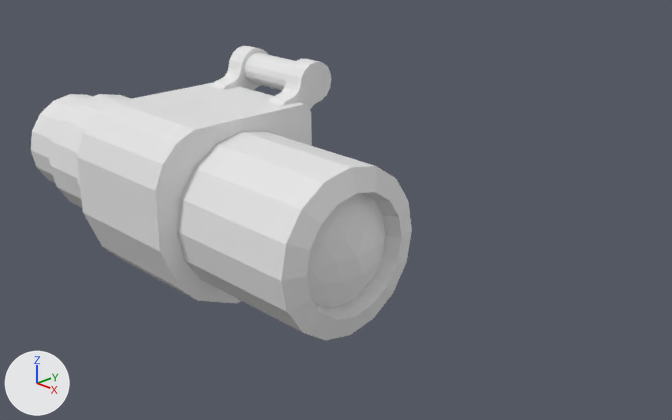
An edit to the Blender file binoculars.blend, drawn before and after from the same camera.
Camera for both pictures: a 50 mm lens placed at (8.25, -7.48, 4.71), pointed at (-1.23, 1.58, -0.29). The lights are fixed; the arrows at lower left show +X, +Y and +Z.
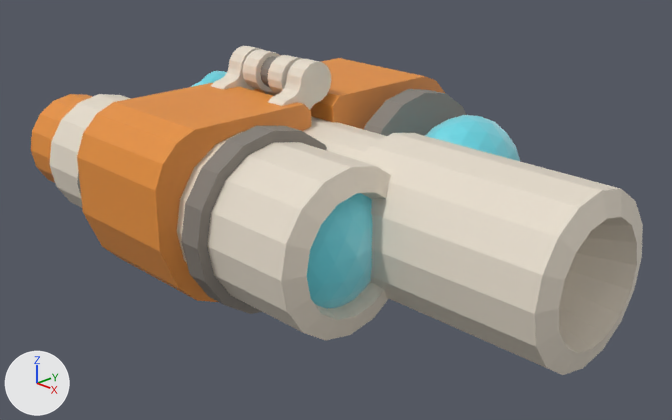
The newer file is also turned or shifted as a whole; pictures and numbers use the older file's frame.

Boxes (x1, y1, x2, y2) around the edits, measured in the pictures (672 x 420 px):
'Cylinder.001', reshaped, moved, rescaled
    before: (77, 171, 81, 194)
    after: (358, 133, 643, 375)
'Cylinder', recoloured
    both: (177, 132, 412, 341)
'Cube', recoloured (white to orange)
    both: (77, 83, 312, 303)
'Icosphere', recoloured (grey to cyan)
    both: (307, 193, 385, 309)
'Rim.003', added
    after: (181, 126, 327, 314)
'Cube.001', added (orange)
    after: (254, 58, 445, 130)
'Rim.002', added
    after: (364, 89, 466, 136)
'Cylinder.002', recoloured, reshaped, moved, rescaled
    before: (245, 53, 295, 90)
    after: (303, 116, 387, 160)
'Cylinder.005', recoloured
    both: (50, 94, 131, 208)
'Front Lens.001', added (cyan)
    after: (425, 115, 520, 161)
'Cylinder.003', recoloured
    both: (268, 58, 331, 110)
'Hinge Hand', added
    after: (268, 58, 331, 110)
'Cylinder.006', recoloured (white to orange)
    both: (31, 94, 92, 183)
'Cylinder.004', recoloured
    both: (211, 46, 268, 90)
'Hinge Hand.003', added
    after: (242, 49, 281, 96)
'Hinge Hand.002', added
    after: (267, 55, 303, 94)
'Inner Lens.001', added
    after: (191, 71, 227, 87)
'Axle', added
    after: (260, 56, 277, 87)

The change, as a list of edits to the scene's bpy script:
```text
Change me_cylinder:
    where me_cylinder.from_pydata(...)  # 80 vertices, 66 faces; spans x -1.0..1.0, y -1.0..1.0, z -2.59..0.72
    add me_cylinder.materials.append(mat_material)  # white #e7ddcd
Change me_icosphere:
    where me_icosphere.from_pydata(...)  # 162 vertices, 320 faces; spans x -1.0..1.0, y -1.0..1.0, z -1.0..1.0
    add me_icosphere.materials.append(mat_glass)  # cyan #5bd8e7
Change me_cube_001:
    where me_cube_001.from_pydata(...)  # 28 vertices, 16 faces; spans x -1.0..1.0, y -1.0..1.0, z -1.0..1.0
    add me_cube_001.materials.append(mat_body)  # orange #e7913a
Change me_cylinder_002:
    where me_cylinder_002.from_pydata(...)  # 32 vertices, 18 faces; spans x -1.0..1.0, y -1.0..1.0, z -2.38..2.38
    add me_cylinder_002.materials.append(mat_rim)  # grey #847d76
Change me_cylinder_006:
    where me_cylinder_006.from_pydata(...)  # 64 vertices, 38 faces; spans x -2.49..1.0, y -1.0..2.5, z -2.38..2.38
    add me_cylinder_006.materials.append(mat_material)  # white #e7ddcd
Change me_cylinder_007:
    where me_cylinder_007.from_pydata(...)  # 64 vertices, 38 faces; spans x -2.49..1.0, y -1.0..2.5, z -2.38..2.38
    add me_cylinder_007.materials.append(mat_material)  # white #e7ddcd
Change me_cylinder_008:
    where me_cylinder_008.from_pydata(...)  # 80 vertices, 66 faces; spans x -1.0..1.0, y -1.0..1.0, z -1.51..1.8
    add me_cylinder_008.materials.append(mat_material)  # white #e7ddcd
Change me_cylinder_009:
    where me_cylinder_009.from_pydata(...)  # 112 vertices, 98 faces; spans x -1.0..1.0, y -1.0..1.0, z -2.53..0.72
    add me_cylinder_009.materials.append(mat_body)  # orange #e7913a
Add me_cylinder_013:
    me_cylinder_013 = me_cylinder_009.copy(); me_cylinder_013.name = 'Cylinder.013'  # the mesh of ob_cylinder_006
Add me_cylinder_012:
    me_cylinder_012 = me_cylinder_008.copy(); me_cylinder_012.name = 'Cylinder.012'  # the mesh of ob_cylinder_005
Add me_cylinder_003:
    me_cylinder_003 = me_cylinder.copy(); me_cylinder_003.name = 'Cylinder.003'  # the mesh of ob_cylinder
Change ob_cylinder_001:
    ob_cylinder_001: bpy.data.objects.new('Cylinder.001', me_cylinder_001) -> bpy.data.objects.new('Cylinder.001', me_cylinder_003)
    ob_cylinder_001.location: (-4.8, 0.07, 0.03) -> (2.55, 1.52, 0.03)
    ob_cylinder_001.scale: (1.13, 1.13, 1.0) -> (1.15, -1.15, 1.0)
Change ob_cylinder_002:
    ob_cylinder_002: bpy.data.objects.new('Cylinder.002', me_cylinder_002) -> bpy.data.objects.new('Cylinder.002', me_cylinder_012)
    ob_cylinder_002.location: (-2.48, 1.59, 1.59) -> (-1.22, 1.52, 0.03)
    ob_cylinder_002.scale: (0.24, 0.24, 0.294) -> (1.0, -1.0, 1.0)
Change ob_cylinder_003:
    ob_cylinder_003: bpy.data.objects.new('Cylinder.003', me_cylinder_007) -> bpy.data.objects.new('Cylinder.003', me_cylinder_013)
Add ob_inner_lens_001:
    ob_inner_lens_001 = bpy.data.objects.new('Inner Lens.001', me_icosphere_003)  # 89 vertices, 152 faces; spans x -0.14..1.0, y -1.0..1.0, z -1.0..1.0; in mat_glass (cyan #5bd8e7)
    ob_inner_lens_001.location = (-6.18, 3.08, 0.03)
    ob_inner_lens_001.rotation_euler = (0.0, -3.142, 0.0)  # degrees (0, -180, 0)
    ob_inner_lens_001.scale = (-0.594, -0.784, -0.784)
Add ob_hinge_hand_003:
    ob_hinge_hand_003 = bpy.data.objects.new('Hinge Hand.003', me_cylinder_007.copy())  # the mesh of ob_cylinder_003
    ob_hinge_hand_003.location = (-2.8, 2.02, 1.13)
    ob_hinge_hand_003.rotation_euler = (0.0, -1.571, 0.0)  # degrees (0, -90, 0)
    ob_hinge_hand_003.scale = (-0.307, -0.307, -0.0666)
Add ob_hinge_hand_002:
    ob_hinge_hand_002 = bpy.data.objects.new('Hinge Hand.002', me_cylinder_007.copy())  # the mesh of ob_cylinder_003
    ob_hinge_hand_002.location = (-2.2, 2.02, 1.13)
    ob_hinge_hand_002.rotation_euler = (0.0, -1.571, 0.0)  # degrees (0, -90, 0)
    ob_hinge_hand_002.scale = (-0.307, -0.307, -0.0666)
Add ob_front_lens_001:
    ob_front_lens_001 = bpy.data.objects.new('Front Lens.001', me_icosphere.copy())  # the mesh of ob_icosphere
    ob_front_lens_001.location = (-0.03, 3.08, 0.03)
    ob_front_lens_001.rotation_euler = (0.0, -3.142, 0.0)  # degrees (0, -180, 0)
    ob_front_lens_001.scale = (-0.756, -1.09, -1.09)
Add ob_cube_001:
    ob_cube_001 = bpy.data.objects.new('Cube.001', me_cube_001.copy())  # the mesh of ob_cube
    ob_cube_001.location = (-2.51, 3.14, 0.0)
    ob_cube_001.rotation_euler = (0.0, -3.142, 0.0)  # degrees (0, -180, 0)
    ob_cube_001.scale = (-1.0, -1.36, -1.36)
Add ob_hinge_hand:
    ob_hinge_hand = bpy.data.objects.new('Hinge Hand', me_cylinder_007)
    ob_hinge_hand.location = (-1.81, 1.13, 1.13)
    ob_hinge_hand.rotation_euler = (0.0, 1.571, 0.0)  # degrees (0, 90, 0)
    ob_hinge_hand.scale = (0.307, 0.307, 0.0666)
Add ob_axle:
    ob_axle = bpy.data.objects.new('Axle', me_cylinder_002)
    ob_axle.location = (-2.48, 1.59, 1.59)
    ob_axle.rotation_euler = (0.0, 1.571, 0.0)  # degrees (0, 90, 0)
    ob_axle.scale = (0.24, 0.24, 0.294)
Add ob_rim_003:
    ob_rim_003 = bpy.data.objects.new('Rim.003', me_cylinder_016)  # a 16-sided cylinder along z spanning x -1.0..1.0, y -1.0..1.0, z 0.65..1.0; in mat_rim_001 (grey #847d76)
    ob_rim_003.location = (-1.83, 0.07, 0.03)
    ob_rim_003.rotation_euler = (0.0, 1.571, 0.0)  # degrees (0, 90, 0)
    ob_rim_003.scale = (1.3, 1.3, 1.0)
Add ob_rim_002:
    ob_rim_002 = bpy.data.objects.new('Rim.002', me_cylinder_016.copy())
    ob_rim_002.location = (-1.83, 3.08, 0.03)
    ob_rim_002.rotation_euler = (0.0, 1.571, 0.0)  # degrees (0, 90, 0)
    ob_rim_002.scale = (1.3, 1.3, 1.0)
```
